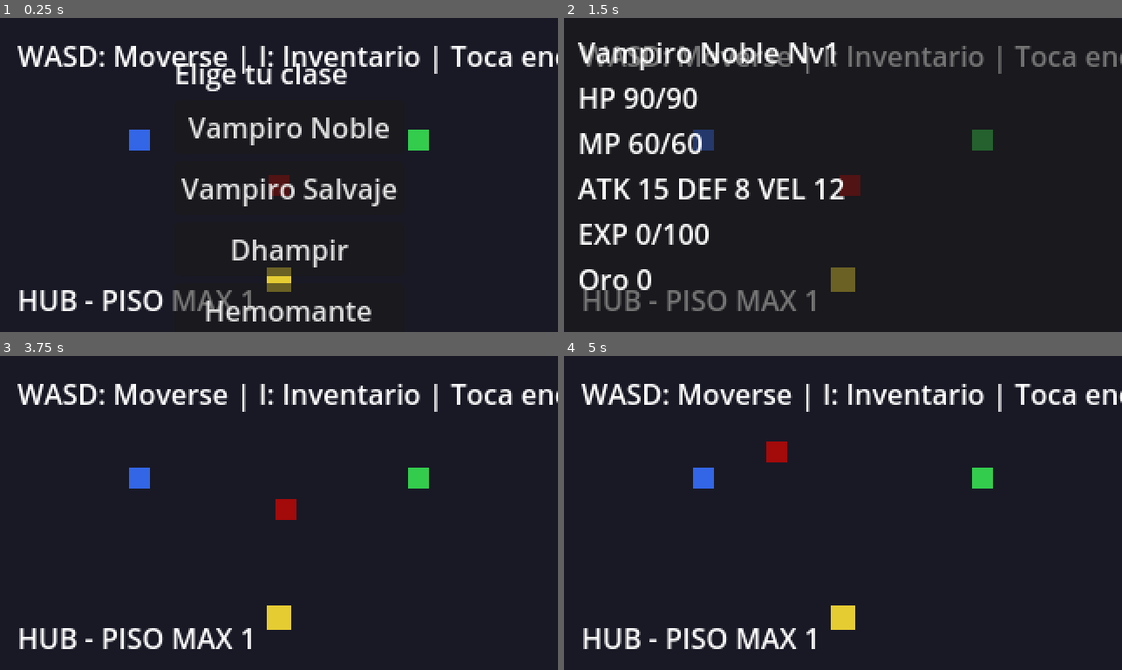
Above: before the commit, frames 1-4 (two rows, left to right).
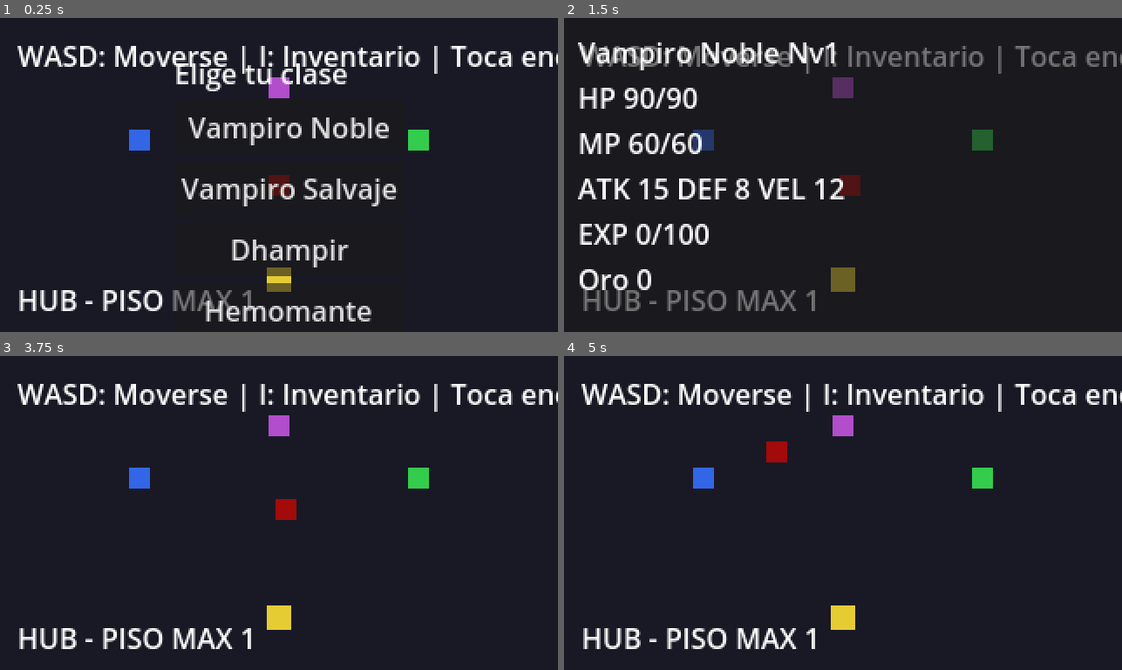
Above: after the commit, the same moments.

Repository: polidisio/VampireCityRPG
Game: Godot game, scene res://scenes/level.tscn
The game is run twice, just before and just after one commit, with the same random seed, the same clock (stepped at 60 frames per second) and the same inputs.
Inputs:
- Up to frame 1 (0.25 s): no input
- Up to frame 2 (1.5 s): click "Vampiro Noble" at 0.5 s; tap Enter at 1.25 s; hold Right (ui_right) from 1.28 s (still down); tap I at 1.35 s
- Up to frame 3 (3.75 s): tap Space at 2, 3.5 s; release Right (ui_right) at 2.03 s; hold Down (ui_down) 2.03-2.78 s; tap E at 2.1 s; tap Enter at 2.75 s; hold Right (ui_right) 2.78-3.53 s; tap H at 2.85 s; hold Up (ui_up) from 3.53 s (still down); tap I at 3.6 s
- Up to frame 4 (5 s): release Up (ui_up) at 4.28 s; hold Left (ui_left) from 4.28 s (still down); tap E at 4.35 s; tap Escape (ui_cancel) at 4.9 s

The runs differ from the first frame. In frame 1, 0.2% of the frame differs, in the area x 48-52%, y 18-26%; in frame 2, 0.2%; in frame 3, 0.2%; in frame 4, 0.2%.

Commit message:
feat: phase 3b - hub elder NPC, dialog box, sequential quests with rewards, saved progress
Co-Authored-By: Claude Sonnet 5.5 <noreply@anthropic.com>

Diff:
--- /dev/null
+++ b/scripts/dialog_box.gd
@@ -0,0 +1,45 @@
+extends CanvasLayer
+class_name DialogBox
+
+signal closed
+
+var text: String
+var actions: Array # [[etiqueta, Callable], ...]
+
+func _init(t: String, acts: Array = []):
+	text = t
+	actions = acts
+
+func _ready():
+	var panel = Panel.new()
+	panel.set_anchors_and_offsets_preset(Control.PRESET_FULL_RECT)
+	add_child(panel)
+	var label = Label.new()
+	label.text = text
+	label.position = Vector2(12, 12)
+	label.size = Vector2(296, 110)
+	label.autowrap_mode = TextServer.AUTOWRAP_WORD_SMART
+	panel.add_child(label)
+	var row = HBoxContainer.new()
+	row.position = Vector2(12, 140)
+	panel.add_child(row)
+	for a in actions:
+		row.add_child(_button(a[0], a[1]))
+	row.add_child(_button("Cerrar [Esc]", Callable()))
+
+func _button(label: String, on_press: Callable) -> Button:
+	var b = Button.new()
+	b.text = label
+	b.pressed.connect(func(): _finish(on_press))
+	return b
+
+func _finish(on_press: Callable):
+	closed.emit()
+	queue_free()
+	if on_press.is_valid():
+		on_press.call()
+
+func _unhandled_input(event):
+	if event.is_action_pressed("ui_cancel"):
+		get_viewport().set_input_as_handled()
+		_finish(Callable())
--- a/scripts/level.gd
+++ b/scripts/level.gd
@@ -7,6 +7,7 @@
 var player_inventory: Inventory
 var floor_num: int = 0 # 0 = hub
 var max_floor: int = 1
+var quests := QuestLog.new()
 var nearby: Callable
 var msg: Label
 var current_enemy: Area2D
@@ -23,6 +24,7 @@
 		player_inventory = saved[1]
 		floor_num = saved[2]
 		max_floor = saved[3]
+		quests = saved[4]
 	msg = Label.new()
 	msg.position = Vector2(10, 134)
 	add_child(msg)
@@ -52,7 +54,7 @@
 	add_child(layer)
 
 func _save():
-	SaveGame.save(player.character_data, player_inventory, floor_num, max_floor)
+	SaveGame.save(player.character_data, player_inventory, floor_num, max_floor, quests)
 
 func _unhandled_input(event):
 	if busy:
@@ -130,6 +132,7 @@
 		$FloorLabel.text = "HUB - PISO MAX %d" % max_floor
 		_make_area(Color(0.2, 0.4, 0.9), Vector2(12, 12), Vector2(80, 70), _open_shop, "E: Tienda")
 		_make_area(Color(0.2, 0.8, 0.3), Vector2(12, 12), Vector2(240, 70), _rest, "E: Descansar (10 oro)")
+		_make_area(Color(0.7, 0.3, 0.8), Vector2(12, 12), Vector2(160, 40), _talk, "E: Hablar con el Anciano")
 		_make_area(Color(0.9, 0.8, 0.2), Vector2(14, 14), Vector2(160, 150), func(_a): _go_floor(max_floor))
 		return
 	$FloorLabel.text = "PISO %d  (H: hub)" % floor_num
@@ -146,6 +149,33 @@
 		player.process_mode = Node.PROCESS_MODE_INHERIT
 		_save())
 	add_child(menu)
+
+func _open_dialog(text: String, actions: Array = []):
+	busy = true
+	player.process_mode = Node.PROCESS_MODE_DISABLED
+	var box = DialogBox.new(text, actions)
+	box.closed.connect(func():
+		busy = false
+		player.process_mode = Node.PROCESS_MODE_INHERIT)
+	add_child(box)
+
+func _talk():
+	var q = quests.current()
+	if q.is_empty():
+		_open_dialog("Anciano: Has cumplido todos mis encargos, cazador. La torre es tuya.")
+		return
+	var item = ItemData.find_by_id(q.item)
+	var text = "Anciano: %s\nProgreso: %d/%d (%s)\nRecompensa: %d oro + %s" % [
+		q.title, mini(quests.counters[q.kind], q.goal), q.goal,
+		"enemigos derrotados" if q.kind == "kill" else "jefes derrotados", q.gold, item.name]
+	_open_dialog(text, [["Cobrar", _claim.bind(q)]] if quests.is_ready(q) else [])
+
+func _claim(q: Dictionary):
+	quests.claimed.append(q.id)
+	player_inventory.add_gold(q.gold)
+	player_inventory.add_item(ItemData.find_by_id(q.item))
+	_save()
+	_talk()
 
 func _rest():
 	var c = player.character_data
@@ -179,7 +209,9 @@
 func _on_battle_ended(victory: bool):
 	_end_battle()
 	if victory:
+		quests.add("kill", battle_system.enemy_team.size())
 		if current_enemy.has_meta("boss"):
+			quests.add("boss")
 			# lejos del jugador (está pegado al jefe) para no activar las escaleras al instante
 			var pos = (current_enemy.position + (current_enemy.position - player.position).normalized() * 40).clamp(Vector2(15, 25), Vector2(305, 145))
 			_make_area(Color(0.9, 0.8, 0.2), Vector2(14, 14), pos, func(_a): _go_floor(floor_num + 1))
--- /dev/null
+++ b/scripts/quest_log.gd
@@ -0,0 +1,35 @@
+class_name QuestLog
+
+# ponytail: contadores acumulados (no empiezan al aceptar); las misiones van en orden.
+const QUESTS = [
+	{"id": "kill5", "title": "Plaga de cazadores", "kind": "kill", "goal": 5, "gold": 50, "item": "poción_pequeña"},
+	{"id": "boss1", "title": "Cabeza de la torre", "kind": "boss", "goal": 1, "gold": 80, "item": "espada_corta"},
+	{"id": "kill20", "title": "Noche de caza", "kind": "kill", "goal": 20, "gold": 150, "item": "poción_grande"},
+	{"id": "boss3", "title": "Verdugo de jefes", "kind": "boss", "goal": 3, "gold": 300, "item": "armadura_de_placas"},
+]
+
+var counters: Dictionary = {"kill": 0, "boss": 0}
+var claimed: Array = []
+
+func add(kind: String, n: int = 1) -> void:
+	counters[kind] += n
+
+# Primera misión sin cobrar, o {} si no quedan.
+func current() -> Dictionary:
+	for q in QUESTS:
+		if not claimed.has(q.id):
+			return q
+	return {}
+
+func is_ready(q: Dictionary) -> bool:
+	return counters[q.kind] >= q.goal
+
+func to_dict() -> Dictionary:
+	return {"counters": counters, "claimed": claimed}
+
+static func from_dict(d: Dictionary) -> QuestLog:
+	var log = QuestLog.new()
+	for k in log.counters:
+		log.counters[k] = int(d.get("counters", {}).get(k, 0))
+	log.claimed = d.get("claimed", [])
+	return log
--- a/scripts/save_game.gd
+++ b/scripts/save_game.gd
@@ -6,8 +6,8 @@
 static func exists() -> bool:
 	return FileAccess.file_exists(PATH)
 
-static func save(c: CharacterData, inv: Inventory, floor_num: int = 1, max_floor: int = 1) -> void:
-	var d = {"class": c.class_type, "gold": inv.gold, "floor": floor_num, "max_floor": max_floor,
+static func save(c: CharacterData, inv: Inventory, floor_num: int = 1, max_floor: int = 1, quests: QuestLog = null) -> void:
+	var d = {"class": c.class_type, "gold": inv.gold, "floor": floor_num, "max_floor": max_floor, "quests": (quests if quests else QuestLog.new()).to_dict(),
 		"items": inv.items.map(func(i): return i.id), "equipment": {}}
 	for s in STATS:
 		d[s] = c.get(s)
@@ -16,7 +16,7 @@
 	var f = FileAccess.open(PATH, FileAccess.WRITE)
 	f.store_string(JSON.stringify(d))
 
-# Returns [CharacterData, Inventory, floor, max_floor] or [] if missing/corrupt.
+# Returns [CharacterData, Inventory, floor, max_floor, QuestLog] or [] if missing/corrupt.
 static func load_game() -> Array:
 	if not exists():
 		return []
@@ -37,4 +37,4 @@
 		if it:
 			inv.items.append(it)
 	var fl = maxi(0, int(d.get("floor", 1)))
-	return [c, inv, fl, maxi(fl, int(d.get("max_floor", 1)))]
+	return [c, inv, fl, maxi(fl, int(d.get("max_floor", 1))), QuestLog.from_dict(d.get("quests", {}))]
Not shown, changed: tasks/todo.md
